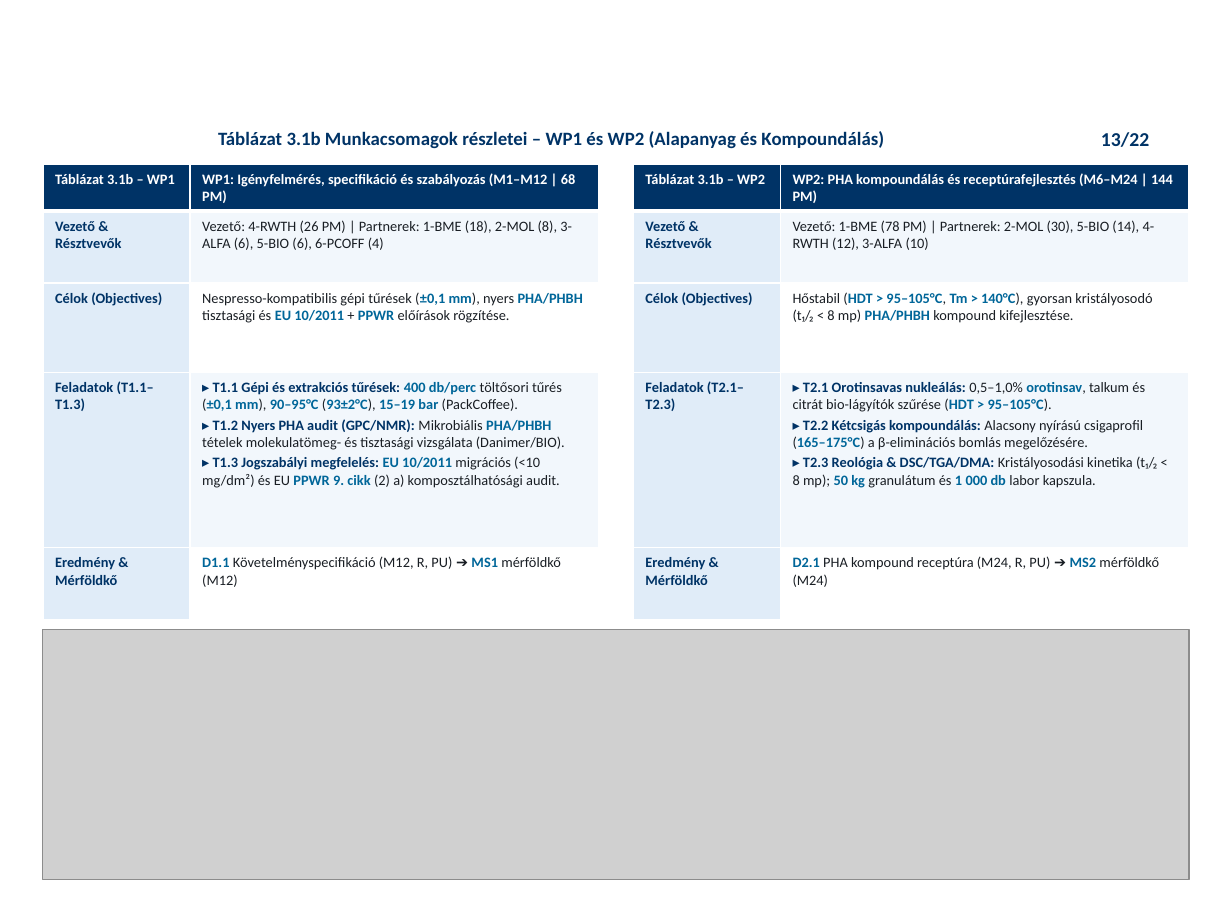
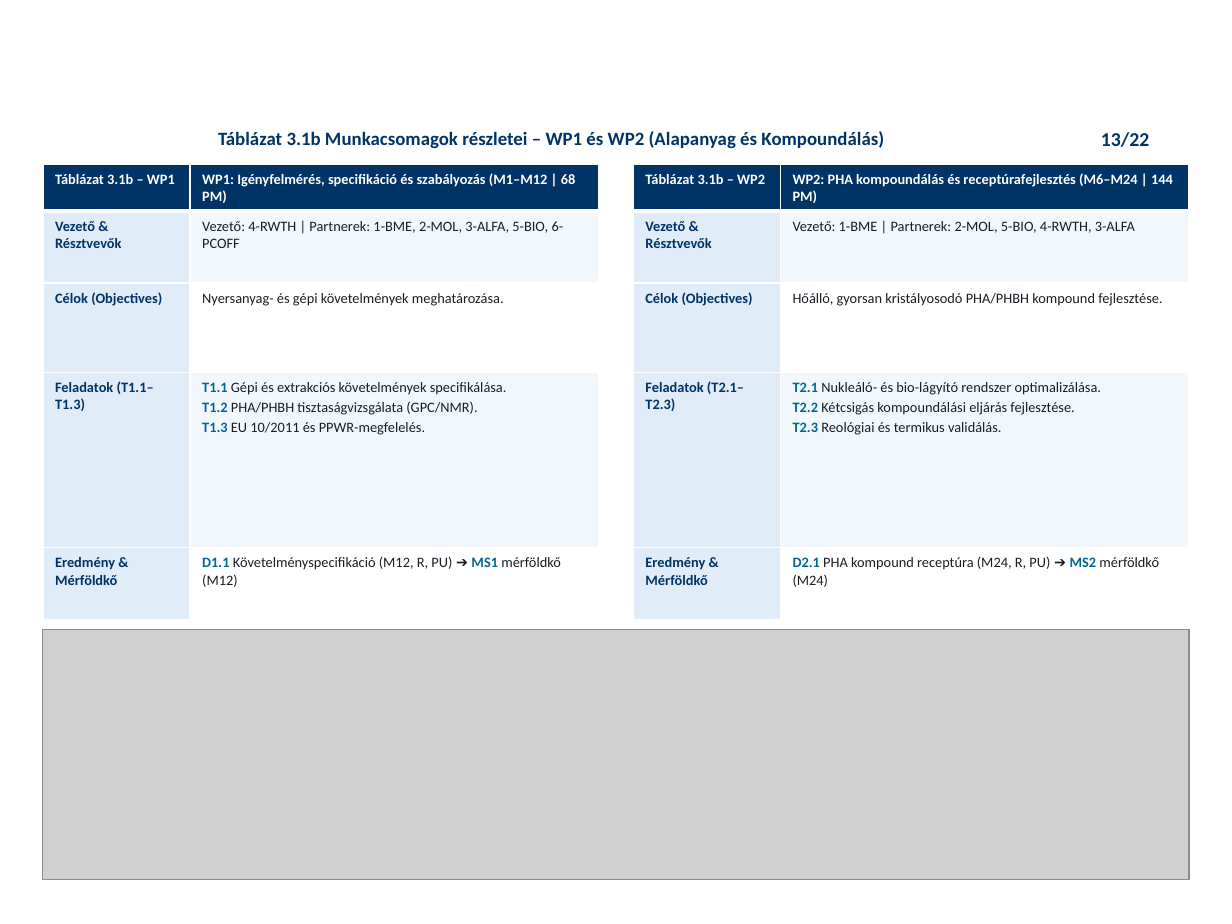
Before and after one commit to RMarci44/Fenntarthato-hulladek-projekt, a slide deck: slide 13 of PHACK_Prezentacio_Vegleges.pptx. Drawn at 1232x924 pixels with LibreOffice and Linux fonts; fonts in the diff are those of the drawing; grey boxes stand for pictures; background and template pictures are left out. Boxes give left, top, right and bottom in pixels: in the first picture for what was removed or moved away, otherwise in the second. Text is boxed around its words. In the diff, an @@ line names an element or a change of style, - is before the commit and + after.

```diff
--- a/PHACK_Prezentacio_Vegleges.pptx
+++ b/PHACK_Prezentacio_Vegleges.pptx
@@ table at <box>43,164,599,620</box> @@
-row 2, column 2: Vezető: 4-RWTH (26 PM) | Partnerek: 1-BME (18), 2-MOL (8), 3-ALFA (6), 5-BIO (6), 6-PCOFF (4)
+row 2, column 2: Vezető: 4-RWTH | Partnerek: 1-BME, 2-MOL, 3-ALFA, 5-BIO, 6-PCOFF
-row 3, column 2: Nespresso-kompatibilis gépi tűrések (±0,1 mm), nyers PHA/PHBH tisztasági és EU 10/2011 + PPWR előírások rögzítése.
+row 3, column 2: Nyersanyag- és gépi követelmények meghatározása.
-row 4, column 2: ▸ T1.1 Gépi és extrakciós tűrések: 400 db/perc töltősori tűrés (±0,1 mm), 90–95°C (93±2°C), 15–19 bar (PackCoffee). / ▸ T1.2 Nyers PHA audit (GPC/NMR): Mikrobiális PHA/PHBH tételek molekulatömeg- és tisztasági vizsgálata (Danimer/BIO). / ▸ T1.3 Jogszabályi megfelelés: EU 10/2011 migrációs (<10 mg/dm²) és EU PPWR 9. cikk (2) a) komposztálhatósági audit.
+row 4, column 2: T1.1 Gépi és extrakciós követelmények specifikálása. / T1.2 PHA/PHBH tisztaságvizsgálata (GPC/NMR). / T1.3 EU 10/2011 és PPWR-megfelelés.
@@ borders changed @@
@@ table at <box>633,164,1189,620</box> @@
-row 2, column 2: Vezető: 1-BME (78 PM) | Partnerek: 2-MOL (30), 5-BIO (14), 4-RWTH (12), 3-ALFA (10)
+row 2, column 2: Vezető: 1-BME | Partnerek: 2-MOL, 5-BIO, 4-RWTH, 3-ALFA
-row 3, column 2: Hőstabil (HDT > 95–105°C, Tm > 140°C), gyorsan kristályosodó (t₁/₂ < 8 mp) PHA/PHBH kompound kifejlesztése.
+row 3, column 2: Hőálló, gyorsan kristályosodó PHA/PHBH kompound fejlesztése.
-row 4, column 2: ▸ T2.1 Orotinsavas nukleálás: 0,5–1,0% orotinsav, talkum és citrát bio-lágyítók szűrése (HDT > 95–105°C). / ▸ T2.2 Kétcsigás kompoundálás: Alacsony nyírású csigaprofil (165–175°C) a β-eliminációs bomlás megelőzésére. / ▸ T2.3 Reológia & DSC/TGA/DMA: Kristályosodási kinetika (t₁/₂ < 8 mp); 50 kg granulátum és 1 000 db labor kapszula.
+row 4, column 2: T2.1 Nukleáló- és bio-lágyító rendszer optimalizálása. / T2.2 Kétcsigás kompoundálási eljárás fejlesztése. / T2.3 Reológiai és termikus validálás.
@@ borders changed @@
```
Also in this commit, not shown: 3 other slides changed, 4 other files.
